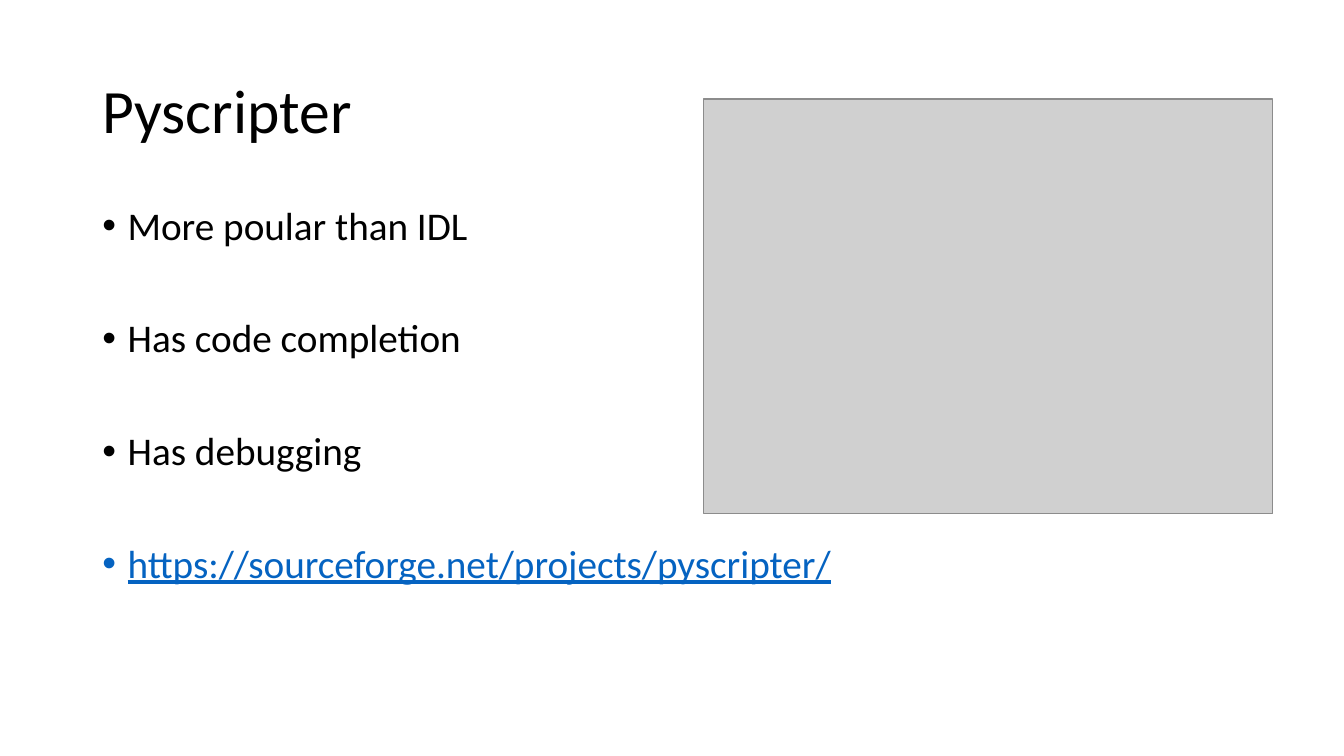
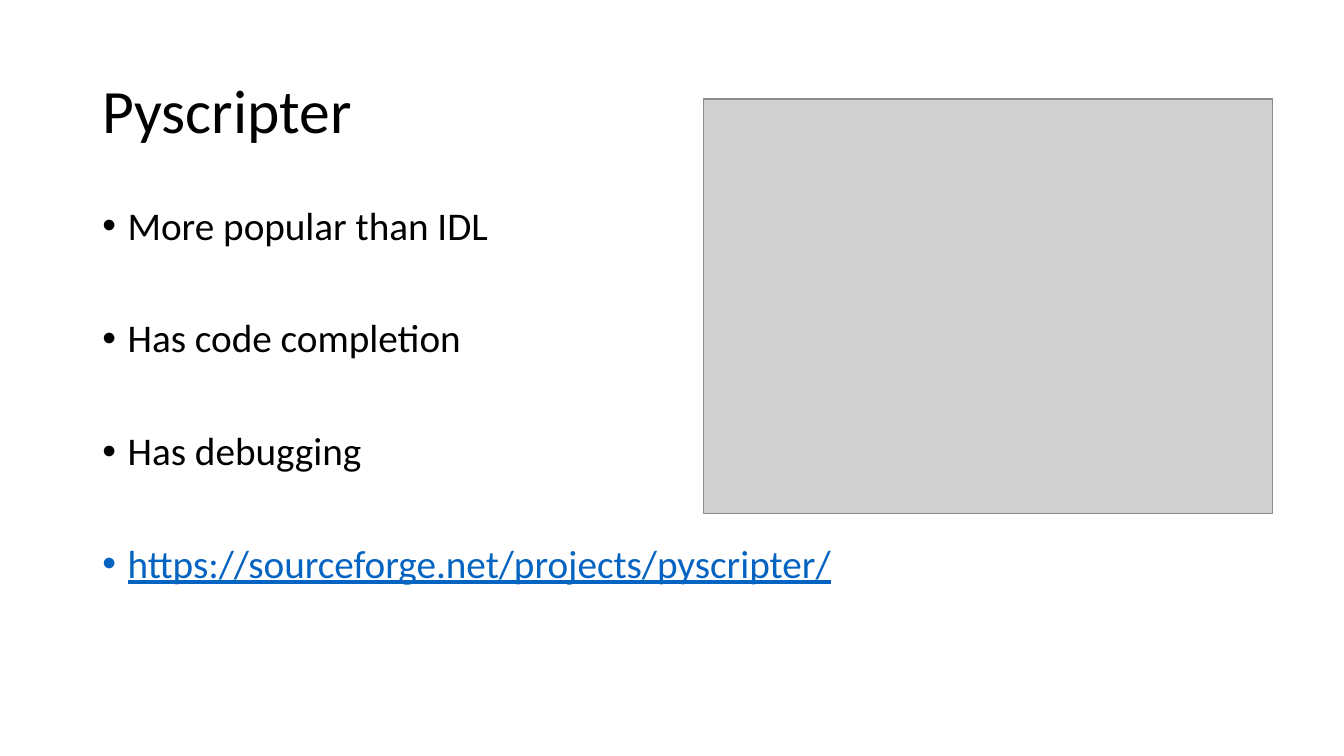
Before and after one commit to gbrunner/programming-for-gis-and-rs, a slide deck: slide 9 of Week_1/Lectures/Lecture_2_Slides.pptx (slide 4 before the commit). Drawn at 1344x756 pixels with LibreOffice and Linux fonts; fonts in the diff are those of the drawing; grey boxes stand for pictures. Boxes give left, top, right and bottom in pixels: in the first picture for what was removed or moved away, otherwise in the second. Text is boxed around its words. In the diff, an @@ line names an element or a change of style, - is before the commit and + after.

```diff
--- a/Week_1/Lectures/Lecture_2_Slides.pptx
+++ b/Week_1/Lectures/Lecture_2_Slides.pptx
@@ text at [128, 212, 487, 247]: text changed @@
-• More poular than IDL
+• More popular than IDL
```
Also in this commit, not shown: 4 other slides changed, 5 slides added, 10 other files.
